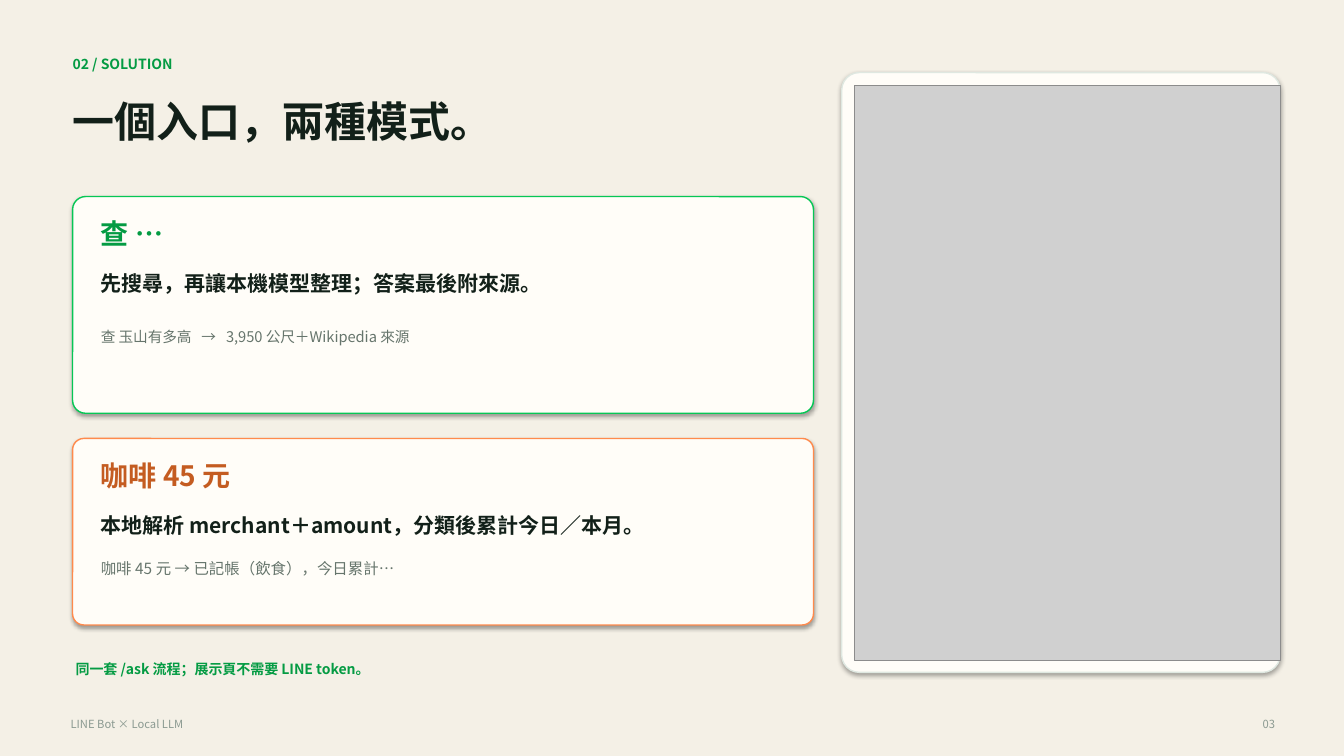
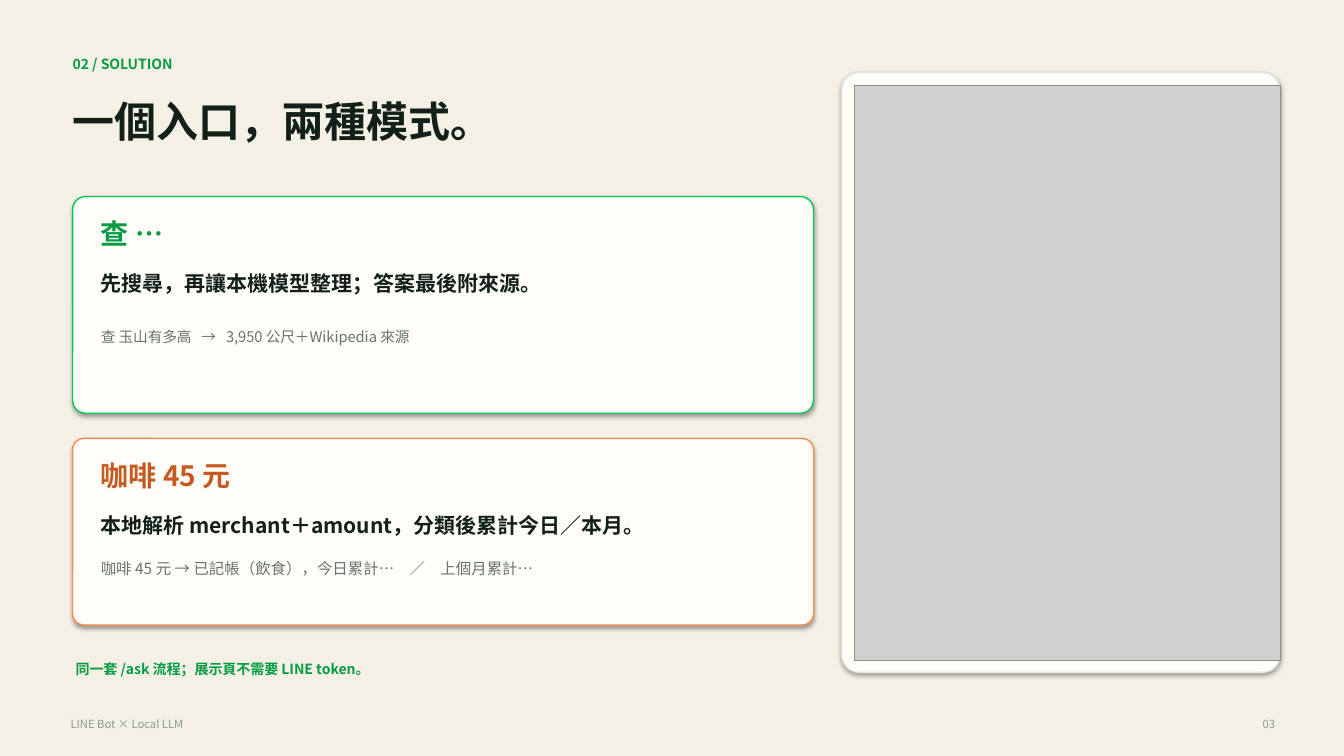
Before and after one commit to 411512015-jpg/line-bot-ollama, a slide deck: slide 3 of docs/期中展示.pptx. Drawn at 1344x756 pixels with LibreOffice and Linux fonts; fonts in the diff are those of the drawing; grey boxes stand for pictures. Boxes give left, top, right and bottom in pixels: in the first picture for what was removed or moved away, otherwise in the second. Text is boxed around its words. In the diff, an @@ line names an element or a change of style, - is before the commit and + after.

Commit message:
Add cross-month expense comparison
- relay_server: expense_summary now returns last_month and last_month_by_category
- demo UI: show last month total next to this month
- docs: report, slides, scripts updated with cross-month comparison

```diff
--- a/docs/期中展示.pptx
+++ b/docs/期中展示.pptx
@@ text at bbox=[101, 561, 533, 576]: text changed @@
-咖啡 45 元 → 已記帳（飲食），今日累計…
+咖啡 45 元 → 已記帳（飲食），今日累計… ／ 上個月累計…
```
Also in this commit, not shown: 13 other files.
